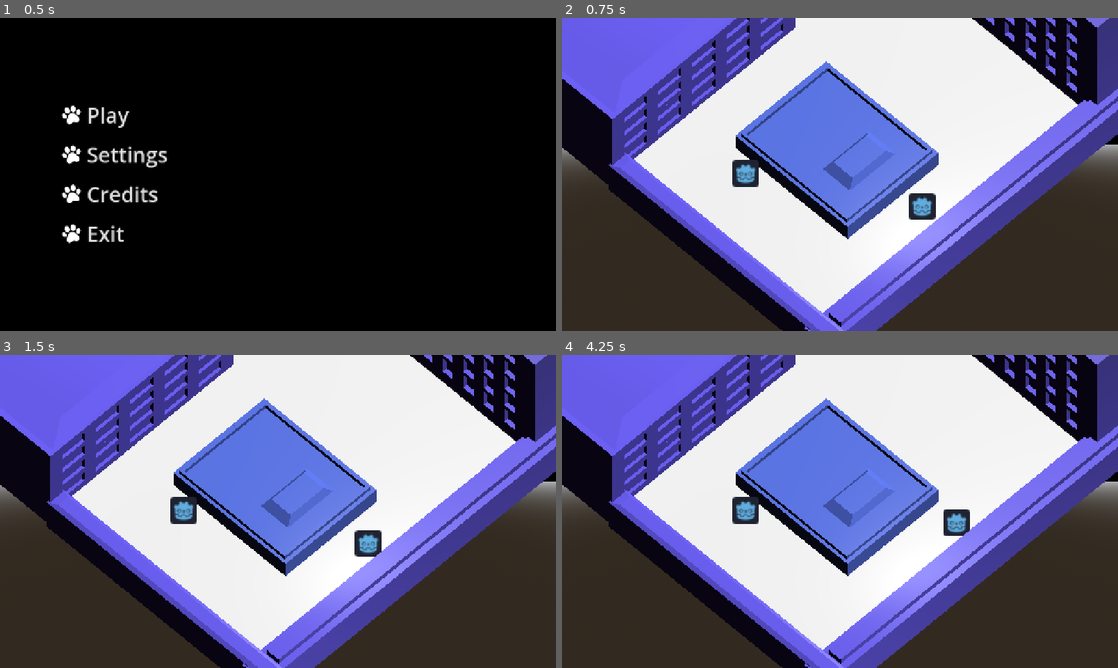
Above: before the commit, frames 1-4 (two rows, left to right).
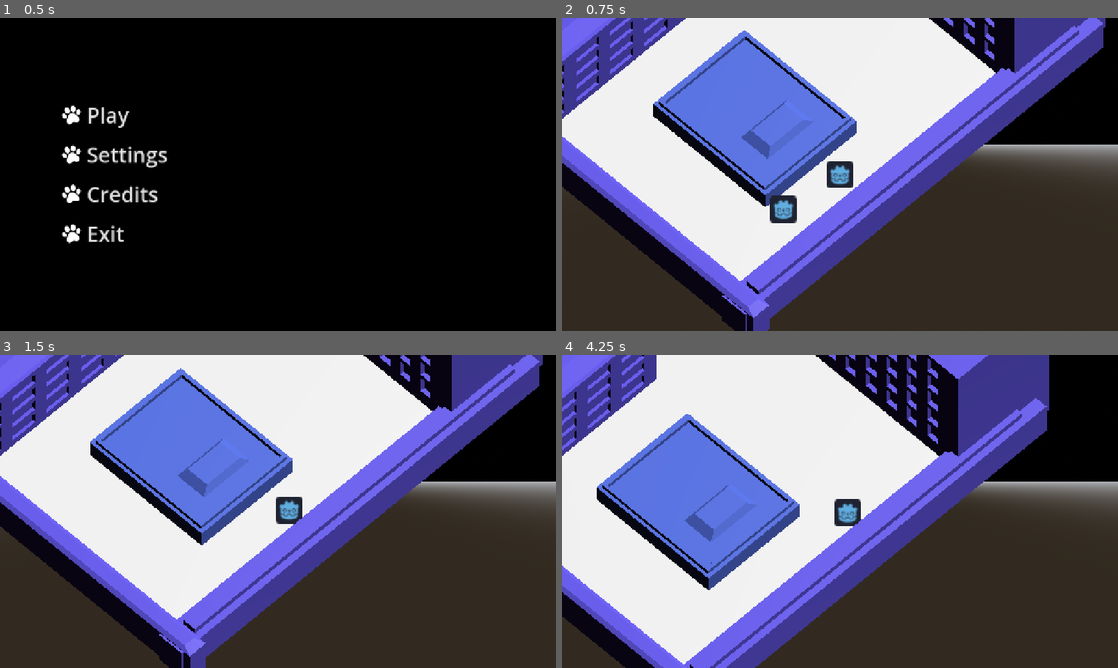
Above: after the commit, the same moments.

Repository: WeronikaKowalkowska/dnsgamejam
Game: Godot game, scene res://scenes/menu.tscn
Two runs of this game, one before a commit and one after it. Both use one fixed random seed, a clock stepped at 60 frames per second and the inputs below.
Inputs (mouse positions are in pixels of both pictures, inside the frame that each line leads up to):
- Up to frame 1 (0.5 s): no input
- Up to frame 2 (0.75 s): click "Play" at 0.5 s
- Up to frame 3 (1.5 s): tap Enter (ui_accept) at 1.25 s; move the mouse to (400, 495) at 1.27 s; hold D (move_right) from 1.28 s (still down); tap E at 1.35 s; click (400, 495) at 1.42 s
- Up to frame 4 (4.25 s): tap Enter (ui_accept) at 1.52 s; release D (move_right) at 2 s; drag from (728, 527) to (812, 574) at 2.02 s; move the mouse to (895, 442) at 2.77 s; hold D (move_right) 2.78-3.5 s; tap E at 2.85 s; click (895, 442) at 2.92 s; drag from (812, 574) to (673, 464) at 3.52 s

Frame 1 is identical in both runs. In frame 2, 58% of the frame differs, in the area x 0-100%, y 0-100%; in frame 3, 59%; in frame 4, 71%.

Commit message:
merge MergeBranch

Diff:
--- a/project.godot
+++ b/project.godot
@@ -72,14 +72,12 @@
 , Object(InputEventKey,"resource_local_to_scene":false,"resource_name":"","device":-1,"window_id":0,"alt_pressed":false …(186 unchanged characters)…
 ]
 }
-
 move_back={
 "deadzone": 0.2,
 "events": [Object(InputEventKey,"resource_local_to_scene":false,"resource_name":"","device":-1,"window_id":0,"alt_press …(192 unchanged characters)…
 , Object(InputEventKey,"resource_local_to_scene":false,"resource_name":"","device":-1,"window_id":0,"alt_pressed":false …(186 unchanged characters)…
 ]
 }
-
 quit_request={
 "deadzone": 0.2,
 "events": [Object(InputEventKey,"resource_local_to_scene":false,"resource_name":"","device":-1,"window_id":0,"alt_press …(195 unchanged characters)…
--- a/scenes/main.tscn
+++ b/scenes/main.tscn
@@ -3,13 +3,13 @@
 [ext_resource type="Script" uid="uid://dogitmr00h068" path="res://scenes/gui.gd" id="1_choun"]
 [ext_resource type="Script" uid="uid://cj7n8cutwe8vf" path="res://scenes/main.gd" id="1_jkv2x"]
 [ext_resource type="Texture2D" uid="uid://dim3fo6c5gqh6" path="res://assets/icon.svg" id="1_o5qli"]
-[ext_resource type="PackedScene" uid="uid://buo81e5n6vmcr" path="res://assets/animal/Agent_dog.tscn" id="2_0wfyh"]
-[ext_resource type="Script" uid="uid://cirijdoiwfyqb" path="res://scripts/KotLiveMovement.gd" id="2_choun"]
+[ext_resource type="Script" uid="uid://cirijdoiwfyqb" path="res://scripts/KotLiveScript.gd" id="2_choun"]
 [ext_resource type="PackedScene" uid="uid://c4j0dsgngrf5" path="res://assets/models/floor.glb" id="2_tbgi4"]
 [ext_resource type="PackedScene" uid="uid://b8yi2lscw6do4" path="res://scenes/quit_prompt.tscn" id="3_eb6dy"]
 [ext_resource type="PackedScene" uid="uid://ccqbfh8c0g4fq" path="res://assets/models/budynek1.glb" id="3_tefeu"]
 [ext_resource type="PackedScene" uid="uid://ddpxfkyejyiee" path="res://assets/models/budynek2.glb" id="4_o6xl0"]
-[ext_resource type="Script" uid="uid://dj8y37nvm1btm" path="res://scripts/KotDuchMovement.gd" id="4_ya4ey"]
+[ext_resource type="Script" uid="uid://dj8y37nvm1btm" path="res://scripts/KotDuchScript.gd" id="4_ya4ey"]
+[ext_resource type="Script" uid="uid://bbdk1qfr4mnll" path="res://scripts/KameraMovement.gd" id="5_jkv2x"]
 [ext_resource type="PackedScene" uid="uid://dqy3gb68iyj6b" path="res://assets/models/scianka1.glb" id="5_tipki"]
 [ext_resource type="PackedScene" uid="uid://dqcqgrh0mrmt0" path="res://assets/models/scianka2.glb" id="6_tefeu"]
 [ext_resource type="PackedScene" uid="uid://b114m4thkvqsq" path="res://assets/models/scianka3.glb" id="7_o6xl0"]
@@ -91,6 +91,7 @@
 cull_mask = 1048567
 projection = 1
 size = 15.0
+script = ExtResource("5_jkv2x")
 
 [node name="KotCharacterBody3D" type="CharacterBody3D" parent="." unique_id=644475014 groups=["catAlive"]]
 transform = Transform3D(0.70710677, -0.5770964, 0.40860704, 0, 0.5778576, 0.8161376, -0.70710677, -0.5770964, 0.40860704, 9.03474, 0.5773463, 2.3115363)
@@ -105,25 +106,20 @@
 transform = Transform3D(1, 0, 0, 0, 1, 1.1920929e-07, 0, 0, 1.0000004, 0, 0, 0)
 texture = ExtResource("1_o5qli")
 
-[node name="KotDuchRigidBody3D" type="CharacterBody3D" parent="." unique_id=933195050 groups=["catSpectre"]]
-transform = Transform3D(0.21107113, -0.97735393, -0.015101567, -0.57709646, -0.13707066, 0.80509096, -0.7889288, -0.16121642, -0.5929592, 1.8402369, 0.7234764, 7.0463343)
+[node name="KotDuchCharacterBody3D" type="CharacterBody3D" parent="." unique_id=933195050 groups=["catSpectre"]]
+transform = Transform3D(0.21107113, -0.97735393, -0.015101567, -0.57709646, -0.13707066, 0.80509096, -0.7889288, -0.16121642, -0.5929592, 8.699884, 0.7234764, 5.8033695)
 script = ExtResource("4_ya4ey")
 
-[node name="CollisionShape3D" type="CollisionShape3D" parent="KotDuchRigidBody3D" unique_id=836013378]
+[node name="CollisionShape3D" type="CollisionShape3D" parent="KotDuchCharacterBody3D" unique_id=836013378]
 transform = Transform3D(1.0000002, -1.4901161e-08, 2.9802322e-08, -1.4901161e-08, 1.0000002, 0, 0, -7.450581e-09, 1.0000002, 0, 0, 0)
 shape = SubResource("SphereShape3D_15n48")
 
-[node name="Sprite3D" type="Sprite3D" parent="KotDuchRigidBody3D" unique_id=621464419]
+[node name="Sprite3D" type="Sprite3D" parent="KotDuchCharacterBody3D" unique_id=621464419]
 transform = Transform3D(1, 0, 0, 0, 1, 2.9802322e-08, 0, 0, 1.0000001, 0, 0, 0)
 billboard = 1
 texture = ExtResource("1_o5qli")
 
-
-[node name="NavigationAgent3D" type="NavigationAgent3D" parent="KotDuchRigidBody3D" unique_id=1646519035]
-
-[node name="CharacterBody3D" parent="." unique_id=727850767 instance=ExtResource("2_0wfyh")]
-transform = Transform3D(1, -1.5832484e-08, 1.3038516e-08, 3.7252903e-09, 1.0000001, 2.9802322e-08, 3.5390258e-08, -2.9802322e-08, 1, -2.2987297, 0.9486041, -4.4987745)
-
+[node name="NavigationAgent3D" type="NavigationAgent3D" parent="KotDuchCharacterBody3D" unique_id=1646519035]
 
 [node name="NavigationRegion3D" type="NavigationRegion3D" parent="." unique_id=966443250]
 navigation_mesh = SubResource("NavigationMesh_tipki")
--- /dev/null
+++ b/scripts/KameraMovement.gd
@@ -0,0 +1,35 @@
+extends Camera3D
+
+
+@onready var kot = get_node("../KotCharacterBody3D")
+@export var dead_zone_x: float = 4.0
+@export var dead_zone_z: float = 0.2
+@export var smooth_speed: float = 5.0
+
+var offset = Vector3(10, 20, 10)
+var camera_focus_pos: Vector3
+
+func _ready():
+	if kot:
+		camera_focus_pos = kot.global_position
+		global_position = camera_focus_pos + offset
+
+func _process(delta):
+	if not kot:
+		return
+
+	var diff_x = kot.global_position.x - camera_focus_pos.x
+	var diff_z = kot.global_position.z - camera_focus_pos.z
+
+
+	if abs(diff_x) > dead_zone_x:
+		var excess_x = abs(diff_x) - dead_zone_x
+		camera_focus_pos.x += sign(diff_x) * excess_x
+
+
+	if abs(diff_z) > dead_zone_z:
+		var excess_z = abs(diff_z) - dead_zone_z
+		camera_focus_pos.z += sign(diff_z) * excess_z
+
+	var target_position = camera_focus_pos + offset
+	global_position = global_position.lerp(target_position, smooth_speed * delta)
--- a/scripts/KotDuchMovement.gd
+++ /dev/null
@@ -1,57 +0,0 @@
-extends CharacterBody3D
-
-@export var speed = 5.0
-@export var fall_acceleration = 75
-
-@onready var navigation_agent: NavigationAgent3D = $NavigationAgent3D
-
-func _ready():
-	await get_tree().physics_frame
-
-	navigation_agent.target_position = global_position
-
-func _unhandled_input(event):
-	if event is InputEventMouseButton and event.button_index == MOUSE_BUTTON_RIGHT and event.pressed:
-		var camera = get_viewport().get_camera_3d()
-		if not camera:
-			return
-
-		var mouse_pos = get_viewport().get_mouse_position()
-		var ray_length = 1000.0
-		var from = camera.project_ray_origin(mouse_pos)
-		var to = from + camera.project_ray_normal(mouse_pos) * ray_length
-
-		var space_state = get_world_3d().direct_space_state
-		var query = PhysicsRayQueryParameters3D.create(from, to)
-		var result = space_state.intersect_ray(query)
-
-		if result:
-			navigation_agent.target_position = result.position
-
-func _physics_process(delta):
-	# Grawitacja
-	var target_velocity = velocity
-	if not is_on_floor():
-		target_velocity.y -= fall_acceleration * delta
-	else:
-		target_velocity.y = 0
-
-	if navigation_agent.is_navigation_finished():
-		target_velocity.x = 0
-		target_velocity.z = 0
-		velocity = target_velocity
-		move_and_slide()
-		return
-
-	var current_agent_position = global_position
-	var next_path_position = navigation_agent.get_next_path_position()
-
-	var direction = (next_path_position - current_agent_position).normalized()
-	direction.y = 0
-
-	# prędkość w osiach X i Z
-	target_velocity.x = direction.x * speed
-	target_velocity.z = direction.z * speed
-
-	velocity = target_velocity
-	move_and_slide()
--- /dev/null
+++ b/scripts/KotDuchScript.gd
@@ -0,0 +1,103 @@
+extends CharacterBody3D
+
+@export var speed = 5.0
+@export var fall_acceleration = 75
+
+@onready var navigation_agent: NavigationAgent3D = $NavigationAgent3D
+# Dodana referencja do kolizji (upewnij się, że Twój węzeł CollisionShape3D tak się nazywa)
+@onready var collision_shape: CollisionShape3D = $CollisionShape3D
+
+func _ready():
+	await get_tree().physics_frame
+
+	navigation_agent.target_position = global_position
+
+func _unhandled_input(event):
+	# 1. Obsługa ruchu myszą (prawy przycisk)
+	if event is InputEventMouseButton and event.button_index == MOUSE_BUTTON_RIGHT and event.pressed:
+		var camera = get_viewport().get_camera_3d()
+		if not camera:
+			return
+
+		var mouse_pos = get_viewport().get_mouse_position()
+		var ray_length = 1000.0
+		var from = camera.project_ray_origin(mouse_pos)
+		var to = from + camera.project_ray_normal(mouse_pos) * ray_length
+
+		var space_state = get_world_3d().direct_space_state
+		var query = PhysicsRayQueryParameters3D.create(from, to)
+		var result = space_state.intersect_ray(query)
+
+		if result:
+			handle_click(result.position)
+
+	# 2. Obsługa naciśnięcia klawisza "E"
+	if event is InputEventKey and event.pressed and not event.echo:
+		if event.keycode == KEY_E:
+			ukryj_duszka()
+
+func ukryj_duszka():
+	# Ukrywa wizualnie duszka (i wszystkie jego dzieci, np. modele/sprite'y)
+	visible = false
+
+	# Wyłącza kształt kolizji, jeśli istnieje
+	if collision_shape:
+		collision_shape.disabled = true
+
+	# Dodatkowo zerujemy warstwy kolizji, żeby fizyka całkowicie go ignorowała
+	collision_layer = 0
+	collision_mask = 0
+
+	print("Duch został ukryty i wyłączono jego kolizje.")
+
+func _physics_process(delta):
+	# Grawitacja
+	var target_velocity = velocity
+	if not is_on_floor():
+		target_velocity.y -= fall_acceleration * delta
+	else:
+		target_velocity.y = 0
+
+	if navigation_agent.is_navigation_finished():
+		target_velocity.x = 0
+		target_velocity.z = 0
+		velocity = target_velocity
+		move_and_slide()
+		return
+
+	var current_agent_position = global_position
+	var next_path_position = navigation_agent.get_next_path_position()
+
+	var direction = (next_path_position - current_agent_position).normalized()
+	direction.y = 0
+
+	# prędkość w osiach X i Z
+	target_velocity.x = direction.x * speed
+	target_velocity.z = direction.z * speed
+
+	velocity = target_velocity
+	move_and_slide()
+
+# Odwołania do węzłów:
+@onready var kot_character: CharacterBody3D = $"../KotCharacterBody3D"  # Odwołanie do drugiego kota w scenie
+@onready var kot_duch: CharacterBody3D = self                            # Ten obiekt (sam duch)
+@onready var kot_duch_agent: NavigationAgent3D = $NavigationAgent3D     # Dziecko tego węzła
+
+func handle_click(click_position: Vector3):
+	# 1. Pozycja wyjściowa kota
+	var kot_pos = kot_character.global_position
+
+	# 2. Obliczamy odległość w płaszczyźnie poziomej (X, Z)
+	var distance = kot_pos.distance_to(click_position)
+
+	var target_position: Vector3
+
+	# 3. Sprawdzamy warunek odległości
+	if distance <= 6.0:
+		target_position = click_position
+	else:
+		var direction = kot_pos.direction_to(click_position)
+		target_position = kot_pos + direction * 6.0
+
+	# 4. Wysyłamy wyznaczoną pozycję docelową do NavigationAgent duch-kota
+	kot_duch_agent.target_position = target_position
--- a/scripts/KotLiveMovement.gd
+++ b/scripts/KotLiveScript.gd
@@ -1,7 +1,7 @@
 extends CharacterBody3D
 
 # Prędkość gracza
-@export var speed = 2
+@export var speed = 4
 
 # Przyspieszenie grawitacyjne
 @export var fall_acceleration = 75
Not shown, added: scripts/KameraMovement.gd.uid
Renamed: scripts/KotDuchMovement.gd.uid -> scripts/KotDuchScript.gd.uid
Renamed: scripts/KotLiveMovement.gd.uid -> scripts/KotLiveScript.gd.uid
